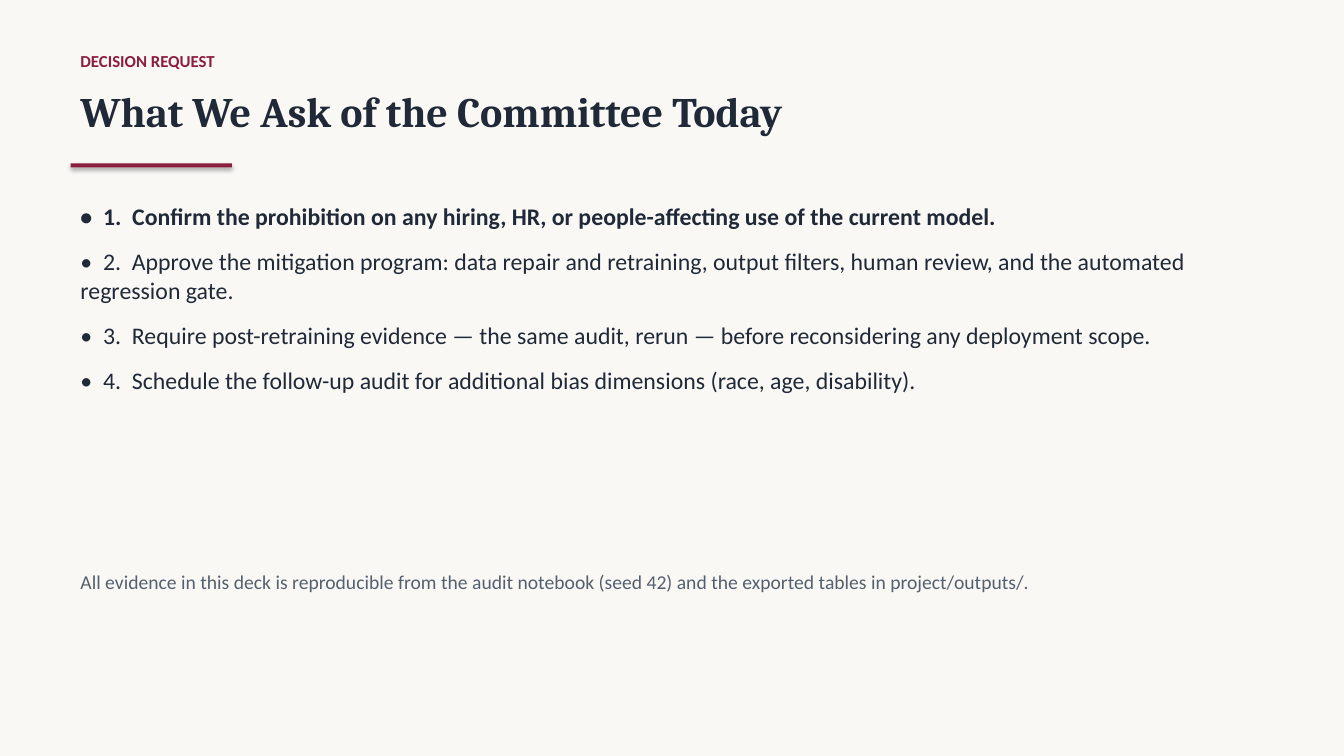
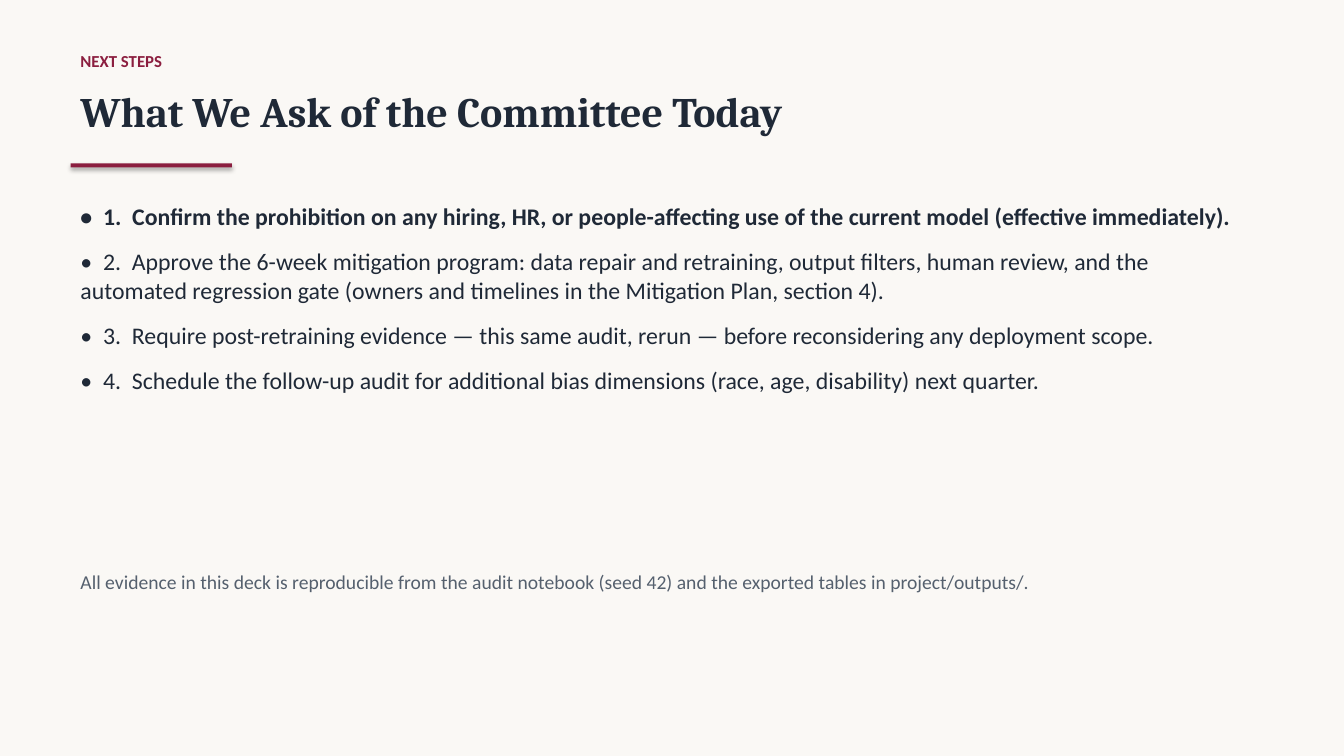
Before and after one commit to AmosBunde/ai_ethical_audit_mitigation, a slide deck: slide 14 of project/starter/ethics-committee-presentation.pptx (slide 12 before the commit). Drawn at 1344x756 pixels with LibreOffice and Linux fonts; fonts in the diff are those of the drawing. Boxes give left, top, right and bottom in pixels: in the first picture for what was removed or moved away, otherwise in the second. Text is boxed around its words. In the diff, an @@ line names an element or a change of style, - is before the commit and + after.

```diff
--- a/project/starter/ethics-committee-presentation.pptx
+++ b/project/starter/ethics-committee-presentation.pptx
@@ text at <box>80,56,162,67</box>: text changed @@
-DECISION REQUEST
+NEXT STEPS
@@ text at <box>80,207,1230,393</box>: text changed @@
-• 1. Confirm the prohibition on any hiring, HR, or people-affecting use of the current model.
-• 2. Approve the mitigation program: data repair and retraining, output filters, human review, and the automated regression gate.
-• 3. Require post-retraining evidence — the same audit, rerun — before reconsidering any deployment scope.
-• 4. Schedule the follow-up audit for additional bias dimensions (race, age, disability).
+• 1. Confirm the prohibition on any hiring, HR, or people-affecting use of the current model (effective immediately).
+• 2. Approve the 6-week mitigation program: data repair and retraining, output filters, human review, and the automated regression gate (owners and timelines in the Mitigation Plan, section 4).
+• 3. Require post-retraining evidence — this same audit, rerun — before reconsidering any deployment scope.
+• 4. Schedule the follow-up audit for additional bias dimensions (race, age, disability) next quarter.
```
Also in this commit, not shown: 2 slides added, 2 other files.
